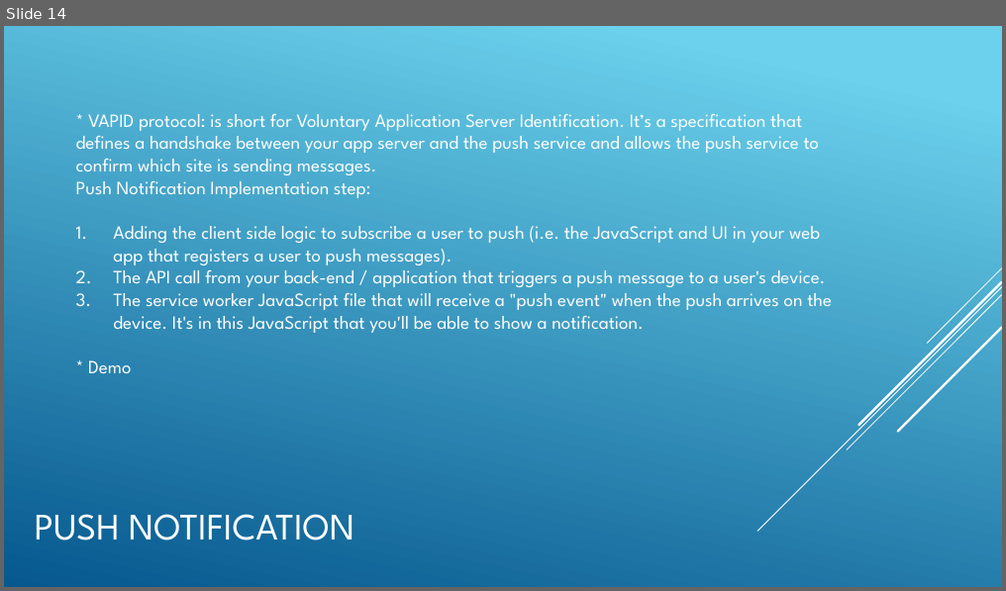
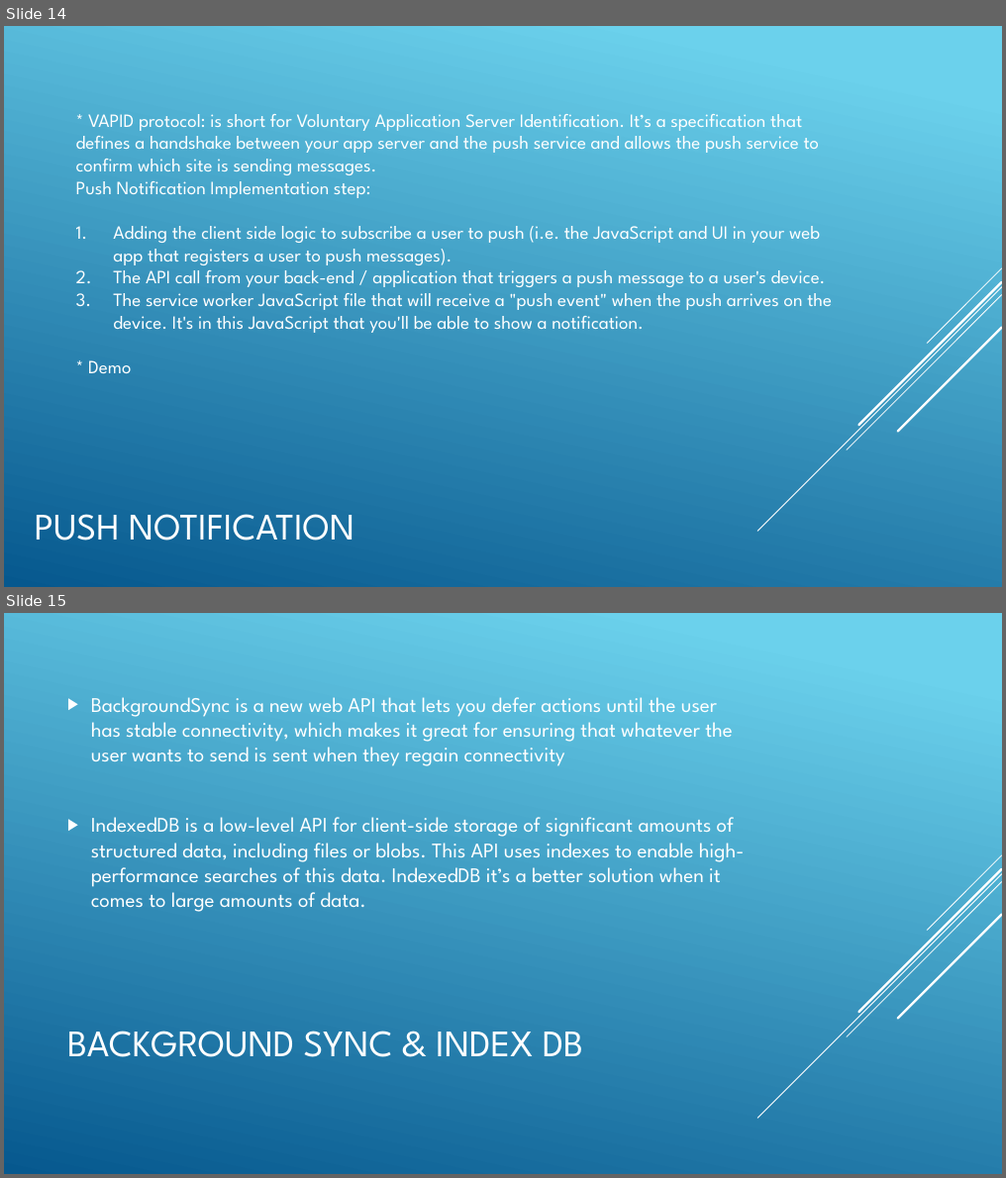
Before and after one commit to ngohungphuc/Presentation, a slide deck: ProgressiveWebApp/PWA.pptx. Shown one above the other, each under a label of ours: slide 14 before the commit, slides 14 and 15 after it. The pictures are 1006x591 and 1006x1178 pixels, drawn with LibreOffice and Linux fonts; fonts in the diff are those of the drawing. Boxes give left, top, right and bottom in pixels: in the first picture for what was removed or moved away, otherwise in the second. Text is boxed around its words. In the diff, an @@ line names an element or a change of style, - is before the commit and + after.

Commit message:
update

```diff
--- a/ProgressiveWebApp/PWA.pptx
+++ b/ProgressiveWebApp/PWA.pptx
@@ slide 15 added at (x1=4, y1=613, x2=1002, y2=1174), background gradient #6ED2EB to #06588E; not listed: 5 template elements that a slide beside it also shows @@
@@ text added at (x1=91, y1=697, x2=745, y2=912), 20 pt, text #FFFFFF @@
+▶ BackgroundSync is a new web API that lets you defer actions until the user has stable connectivity, which makes it great for ensuring that whatever the user wants to send is sent when they regain connectivity
+▶ IndexedDB is a low-level API for client-side storage of significant amounts of structured data, including files or blobs. This API uses indexes to enable high-performance searches of this data. IndexedDB it’s a better solution when it comes to large amounts of data.
@@ title added at (x1=67, y1=1031, x2=583, y2=1058), 36 pt, text #FFFFFF @@
+BACKGROUND SYNC & INDEX DB
```
